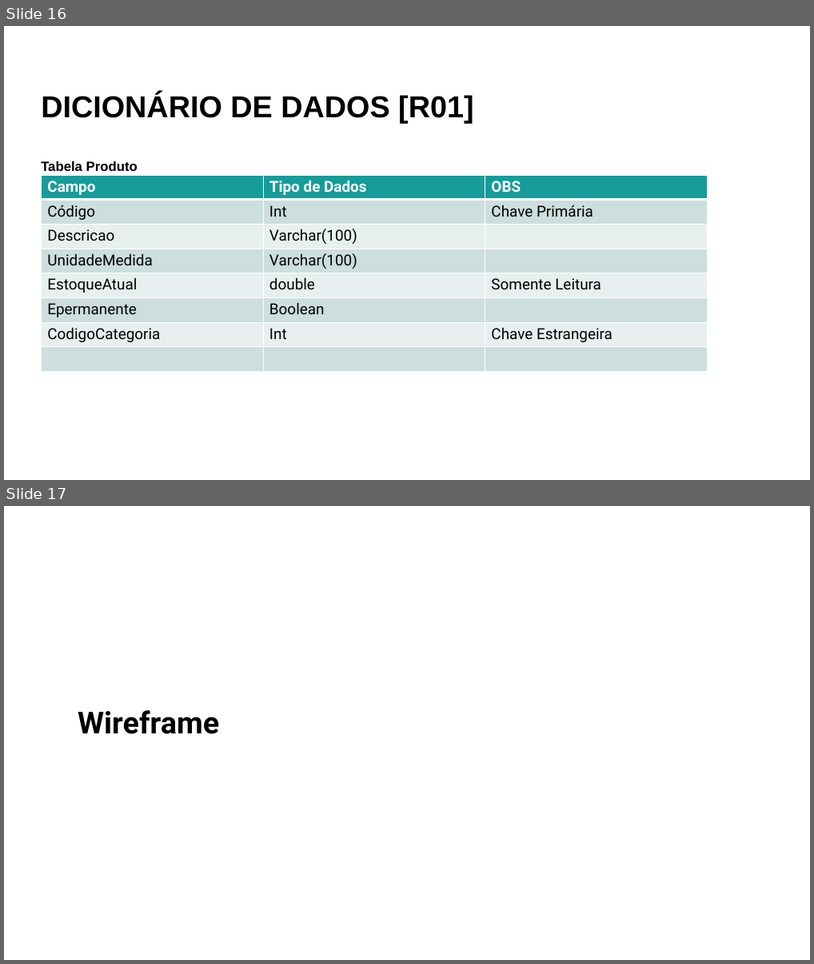
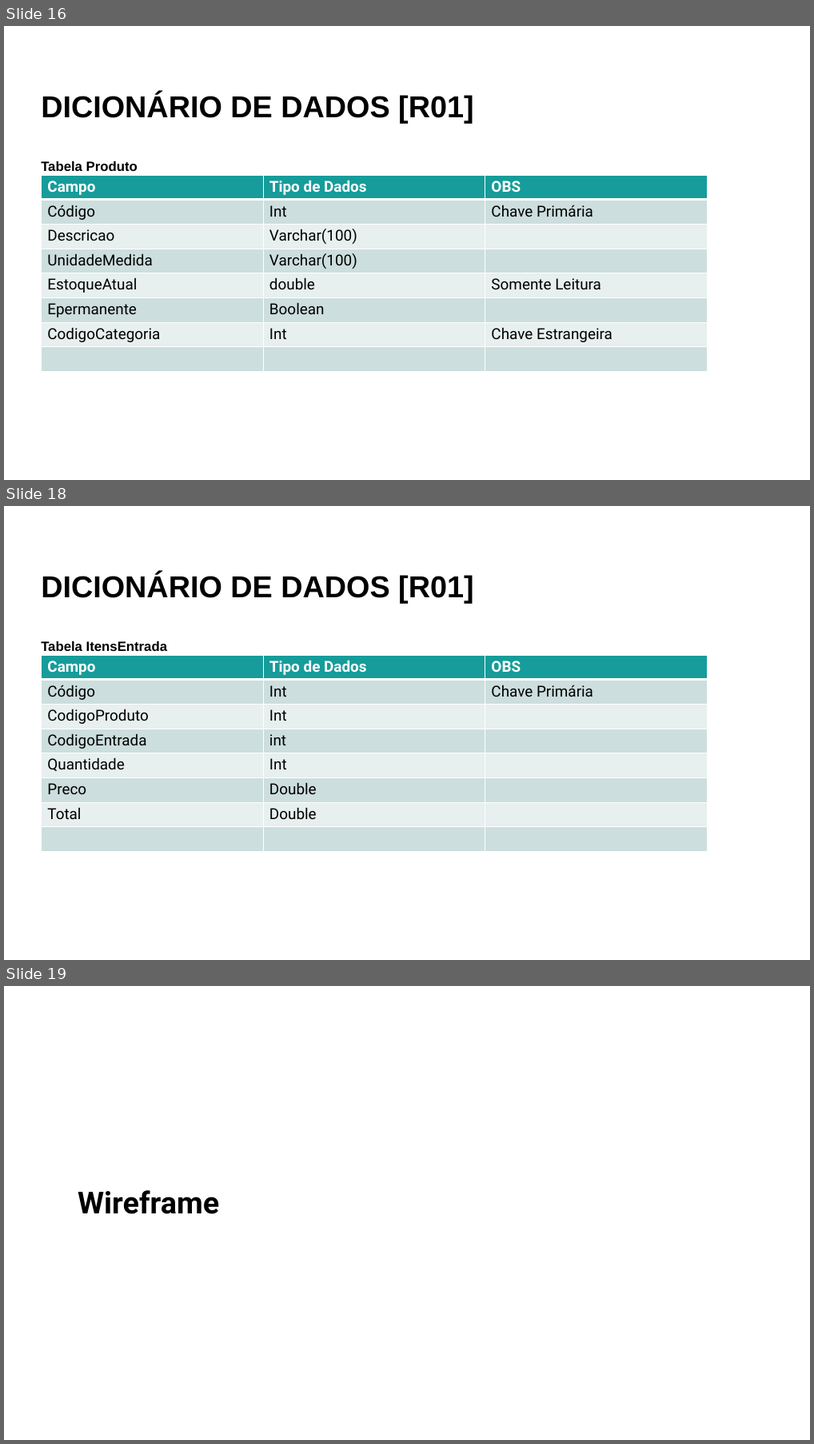
Before and after one commit to soolth/alomoxarifadoafrodite, a slide deck: Documentacao/ModelagemSistema_TemplateInicial.pptx. Shown one above the other, each under a label of ours: slides 16 and 17 before the commit, slides 16, 18 and 19 after it; the slides between them are not shown. The pictures are 814x964 and 814x1444 pixels, drawn with LibreOffice and Linux fonts; fonts in the diff are those of the drawing. Boxes give left, top, right and bottom in pixels: in the first picture for what was removed or moved away, otherwise in the second. Text is boxed around its words. In the diff, an @@ line names an element or a change of style, - is before the commit and + after.

```diff
--- a/Documentacao/ModelagemSistema_TemplateInicial.pptx
+++ b/Documentacao/ModelagemSistema_TemplateInicial.pptx
@@ slide 18 added at box(4, 506, 810, 960), background #FFFFFF @@
@@ title added at box(41, 573, 474, 603), 36 pt, text #000000, bold @@
+DICIONÁRIO DE DADOS [R01]
@@ text added at box(41, 641, 167, 651), 16 pt, text #000000, bold @@
+Tabela ItensEntrada
@@ table added at box(42, 655, 707, 851), 8 rows, 3 columns @@
+Campo | Tipo de Dados | OBS
+Código | Int | Chave Primária
+CodigoProduto | Int | 
+CodigoEntrada | int | 
+Quantidade | Int | 
+Preco | Double | 
+Total | Double | 
+ |  | 
@@ what was slide 17 is now slide 19 @@
```
Also in this commit, not shown: 1 slide changed, 1 other slide added.
